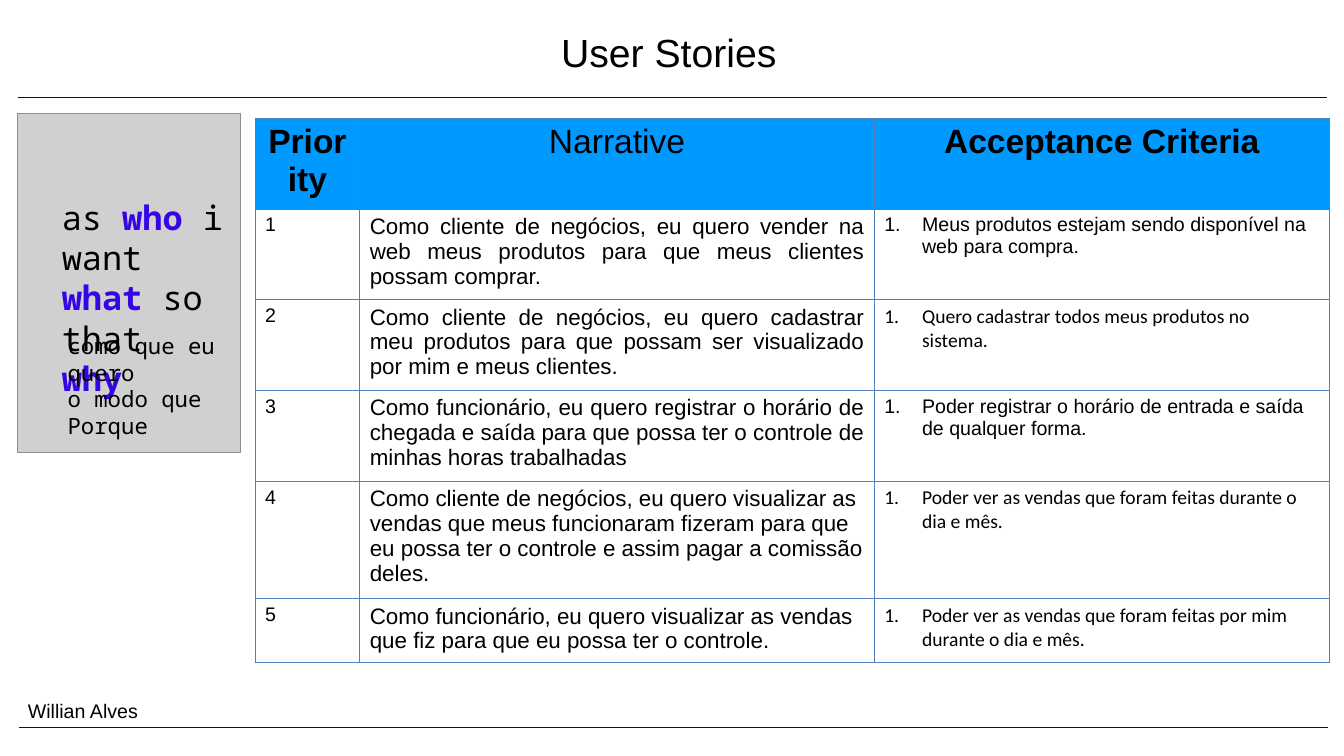
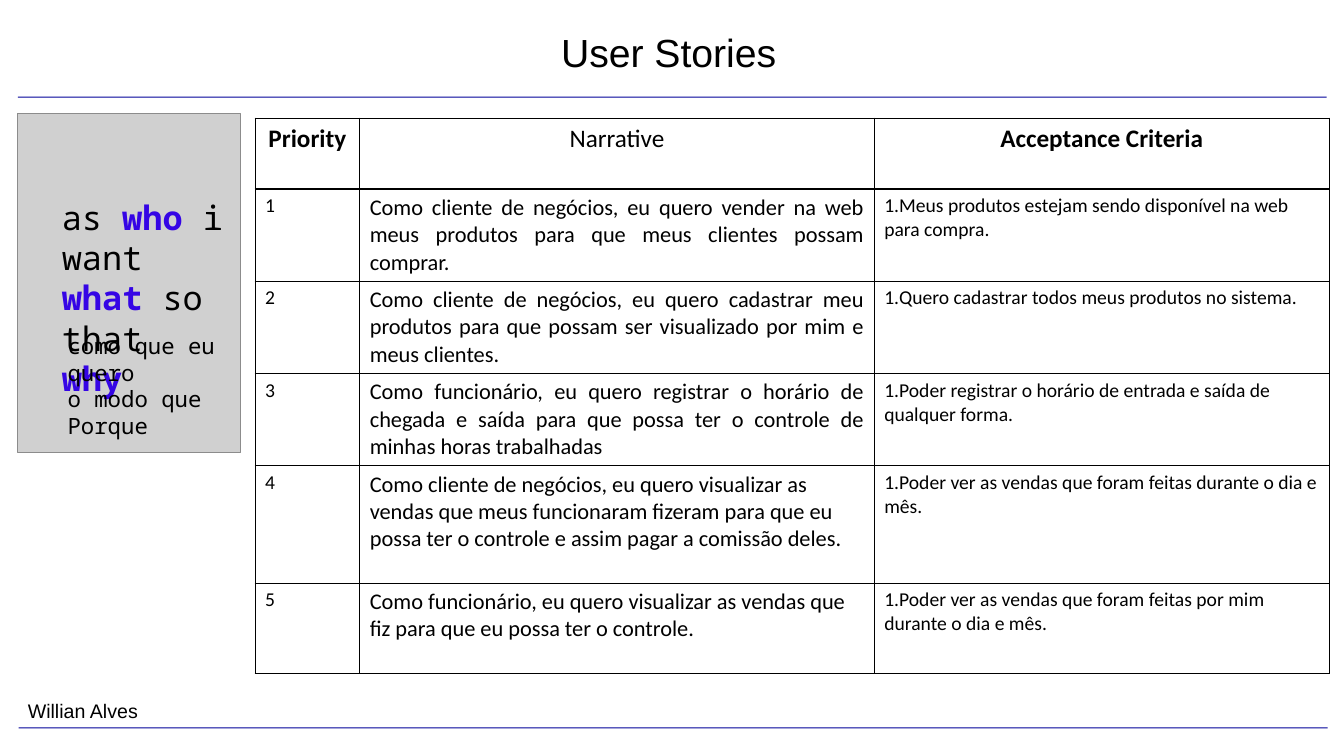
Before and after one commit to WilAlves/projetos_sistemas, a slide deck: slide 14 of SISPAN_V4.pptx (slide 13 before the commit). Drawn at 1344x756 pixels with LibreOffice and Linux fonts; fonts in the diff are those of the drawing; grey boxes stand for pictures; background and template pictures are left out. Boxes give left, top, right and bottom in pixels: in the first picture for what was removed or moved away, otherwise in the second. Text is boxed around its words. In the diff, an @@ line names an element or a change of style, - is before the commit and + after.

```diff
--- a/SISPAN_V4.pptx
+++ b/SISPAN_V4.pptx
@@ line (18, 97) - (1327, 97): stroke #000099 0.75 pt to #000099 0.74 pt @@
@@ table at <box>255,118,1330,668</box> @@
@@ fill #0099FF to none in row 1 @@
@@ size 24 to 18 pt in "Priority", "Narrative", "Acceptance Criteria" @@
@@ font Arial to Calibri in "Priority", "Narrative", "Acceptance Criteria", "1" and 11 more places @@
@@ indent changed @@
@@ borders changed @@
@@ line (19, 727) - (1328, 727): stroke #000099 0.75 pt to #000099 0.74 pt @@
```
Also in this commit, not shown: 17 other slides changed, 2 slides added.
